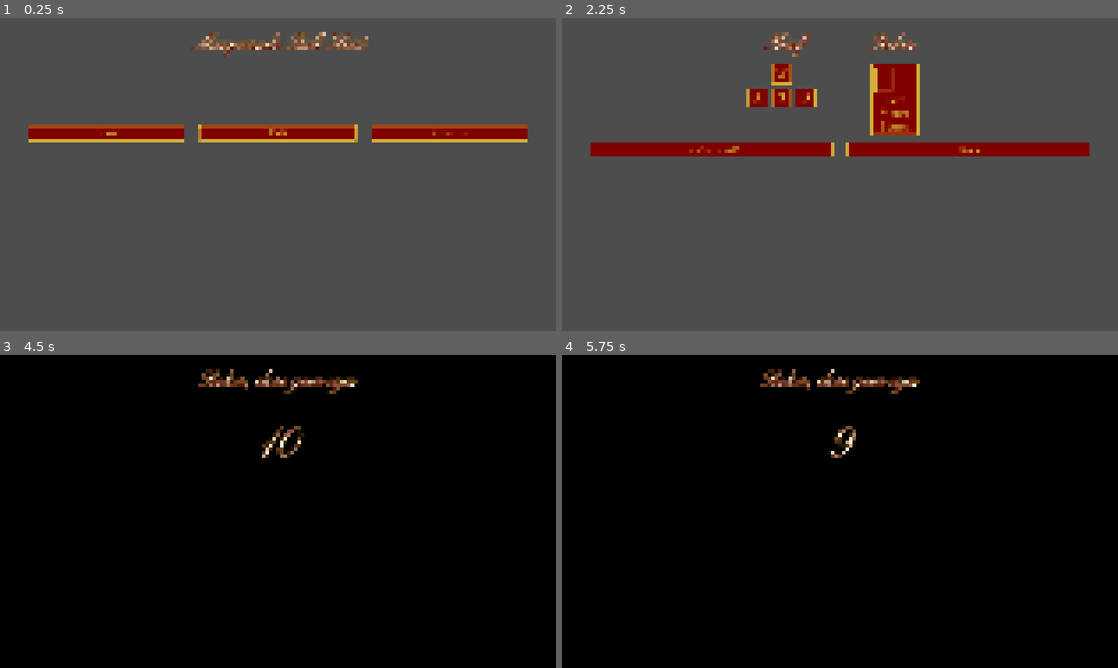
Above: before the commit, frames 1-4 (two rows, left to right).
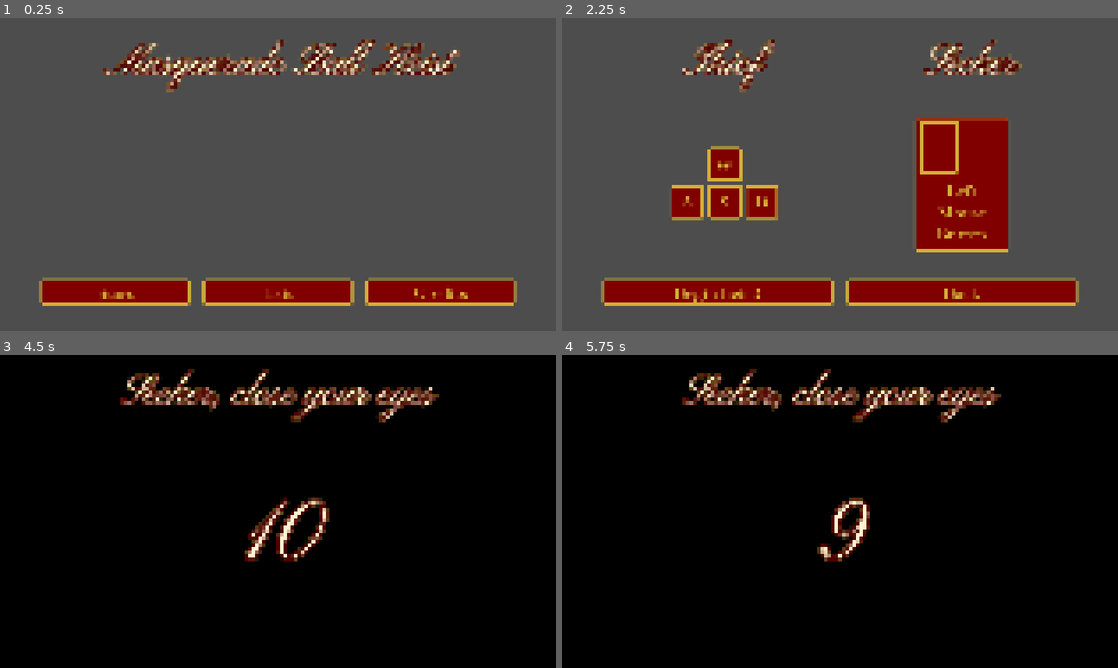
Above: after the commit, the same moments.

Repository: kscd/masquerade-ball-heist
Game: Godot game, scene res://scenes/main_menu/main.tscn
Two runs of this game, one before a commit and one after it. Both use one fixed random seed, a clock stepped at 60 frames per second and the inputs below.
Inputs (mouse positions are in pixels of both pictures, inside the frame that each line leads up to):
- Up to frame 1 (0.25 s): no input
- Up to frame 2 (2.25 s): click "Credits" at 0.5 s; click "Back" at 1.25 s; click "Start" at 2 s
- Up to frame 3 (4.5 s): click "Back" at 2.75 s; click "Start" at 3.5 s; click "Begin heist!" at 4.25 s
- Up to frame 4 (5.75 s): tap Enter at 5 s; move the mouse to (962, 495) at 5.02 s; hold D (right) from 5.03 s (still down); click (962, 495) at 5.17 s

The runs differ from the first frame. In frame 1, 17% of the frame differs, in the area x 5-95%, y 4-92%; in frame 2, 25%; in frame 3, 5.7%; in frame 4, 5.1%.

Commit message:
Rescale all menus

Diff:
--- a/scenes/control_overview/control_overview.tscn
+++ b/scenes/control_overview/control_overview.tscn
@@ -18,15 +18,15 @@
 anchor_bottom = 1.0
 grow_horizontal = 2
 grow_vertical = 2
-theme_override_constants/margin_left = 200
-theme_override_constants/margin_top = 100
-theme_override_constants/margin_right = 200
-theme_override_constants/margin_bottom = 100
+theme_override_constants/margin_left = 300
+theme_override_constants/margin_top = 150
+theme_override_constants/margin_right = 300
+theme_override_constants/margin_bottom = 150
 script = ExtResource("1_xokas")
 
 [node name="VBoxContainer" type="VBoxContainer" parent="MarginContainer" unique_id=1057725915]
 layout_mode = 2
-theme_override_constants/separation = 50
+theme_override_constants/separation = 200
 
 [node name="Label" type="Label" parent="MarginContainer/VBoxContainer" unique_id=1165609068]
 visible = false
@@ -39,12 +39,12 @@
 
 [node name="HBoxContainerTitles" type="HBoxContainer" parent="MarginContainer/VBoxContainer" unique_id=1462417058]
 layout_mode = 2
-theme_override_constants/separation = 490
+theme_override_constants/separation = 1200
 alignment = 1
 
 [node name="LabelPlayer1" type="Label" parent="MarginContainer/VBoxContainer/HBoxContainerTitles" unique_id=1801211537]
 layout_mode = 2
-text = "Thief"
+text = "  Thief"
 label_settings = ExtResource("3_0dh5g")
 
 [node name="LabelPlayer2" type="Label" parent="MarginContainer/VBoxContainer/HBoxContainerTitles" unique_id=1759291152]
@@ -54,10 +54,15 @@
 
 [node name="HBoxContainerControls" type="HBoxContainer" parent="MarginContainer/VBoxContainer" unique_id=235013678]
 layout_mode = 2
-theme_override_constants/separation = 260
+theme_override_constants/separation = 600
 alignment = 1
 
-[node name="GridContainer" type="GridContainer" parent="MarginContainer/VBoxContainer/HBoxContainerControls" unique_id=15637374]
+[node name="MarginContainer" type="MarginContainer" parent="MarginContainer/VBoxContainer/HBoxContainerControls" unique_id=636201247]
+layout_mode = 2
+theme_override_constants/margin_top = 230
+theme_override_constants/margin_right = 400
+
+[node name="GridContainer" type="GridContainer" parent="MarginContainer/VBoxContainer/HBoxContainerControls/MarginContainer" unique_id=15637374]
 custom_minimum_size = Vector2(550, 500)
 layout_mode = 2
 theme_override_constants/h_separation = 25
@@ -65,61 +70,61 @@
 columns = 3
 script = ExtResource("3_ta5ja")
 
-[node name="Control" type="Control" parent="MarginContainer/VBoxContainer/HBoxContainerControls/GridContainer" unique_id=2041450593]
+[node name="Control" type="Control" parent="MarginContainer/VBoxContainer/HBoxContainerControls/MarginContainer/GridContainer" unique_id=2041450593]
 layout_mode = 2
 
-[node name="W" type="PanelContainer" parent="MarginContainer/VBoxContainer/HBoxContainerControls/GridContainer" unique_id=1582006810]
-custom_minimum_size = Vector2(150, 150)
+[node name="W" type="PanelContainer" parent="MarginContainer/VBoxContainer/HBoxContainerControls/MarginContainer/GridContainer" unique_id=1582006810]
+custom_minimum_size = Vector2(250, 250)
 layout_mode = 2
 
-[node name="Label" type="Label" parent="MarginContainer/VBoxContainer/HBoxContainerControls/GridContainer/W" unique_id=1979789349]
+[node name="Label" type="Label" parent="MarginContainer/VBoxContainer/HBoxContainerControls/MarginContainer/GridContainer/W" unique_id=1979789349]
 layout_mode = 2
 text = "W"
 horizontal_alignment = 1
 vertical_alignment = 1
 
-[node name="Control2" type="Control" parent="MarginContainer/VBoxContainer/HBoxContainerControls/GridContainer" unique_id=1561798770]
+[node name="Control2" type="Control" parent="MarginContainer/VBoxContainer/HBoxContainerControls/MarginContainer/GridContainer" unique_id=1561798770]
 layout_mode = 2
 
-[node name="A" type="PanelContainer" parent="MarginContainer/VBoxContainer/HBoxContainerControls/GridContainer" unique_id=606526401]
-custom_minimum_size = Vector2(150, 150)
+[node name="A" type="PanelContainer" parent="MarginContainer/VBoxContainer/HBoxContainerControls/MarginContainer/GridContainer" unique_id=606526401]
+custom_minimum_size = Vector2(250, 250)
 layout_mode = 2
 
-[node name="Label" type="Label" parent="MarginContainer/VBoxContainer/HBoxContainerControls/GridContainer/A" unique_id=1849903169]
+[node name="Label" type="Label" parent="MarginContainer/VBoxContainer/HBoxContainerControls/MarginContainer/GridContainer/A" unique_id=1849903169]
 layout_mode = 2
 text = "A"
 horizontal_alignment = 1
 vertical_alignment = 1
 
-[node name="S" type="PanelContainer" parent="MarginContainer/VBoxContainer/HBoxContainerControls/GridContainer" unique_id=636398581]
-custom_minimum_size = Vector2(150, 150)
+[node name="S" type="PanelContainer" parent="MarginContainer/VBoxContainer/HBoxContainerControls/MarginContainer/GridContainer" unique_id=636398581]
+custom_minimum_size = Vector2(250, 250)
 layout_mode = 2
 
-[node name="Label" type="Label" parent="MarginContainer/VBoxContainer/HBoxContainerControls/GridContainer/S" unique_id=743702125]
+[node name="Label" type="Label" parent="MarginContainer/VBoxContainer/HBoxContainerControls/MarginContainer/GridContainer/S" unique_id=743702125]
 layout_mode = 2
 text = "S"
 horizontal_alignment = 1
 vertical_alignment = 1
 
-[node name="D" type="PanelContainer" parent="MarginContainer/VBoxContainer/HBoxContainerControls/GridContainer" unique_id=700521083]
-custom_minimum_size = Vector2(150, 150)
+[node name="D" type="PanelContainer" parent="MarginContainer/VBoxContainer/HBoxContainerControls/MarginContainer/GridContainer" unique_id=700521083]
+custom_minimum_size = Vector2(250, 250)
 layout_mode = 2
 
-[node name="Label" type="Label" parent="MarginContainer/VBoxContainer/HBoxContainerControls/GridContainer/D" unique_id=1055924695]
+[node name="Label" type="Label" parent="MarginContainer/VBoxContainer/HBoxContainerControls/MarginContainer/GridContainer/D" unique_id=1055924695]
 layout_mode = 2
 text = "D"
 horizontal_alignment = 1
 vertical_alignment = 1
 
 [node name="PanelContainer" type="PanelContainer" parent="MarginContainer/VBoxContainer/HBoxContainerControls" unique_id=2002887078]
-custom_minimum_size = Vector2(550, 500)
+custom_minimum_size = Vector2(0, 500)
 layout_mode = 2
 size_flags_horizontal = 4
 size_flags_vertical = 4
 theme_override_styles/panel = ExtResource("5_dge5s")
 
 [node name="Panel" type="PanelContainer" parent="MarginContainer/VBoxContainer/HBoxContainerControls/PanelContainer" unique_id=538452560]
-custom_minimum_size = Vector2(350, 500)
+custom_minimum_size = Vector2(700, 1000)
 layout_mode = 2
 size_flags_horizontal = 4
 size_flags_vertical = 4
@@ -127,10 +132,11 @@
 
 [node name="VBoxContainer" type="VBoxContainer" parent="MarginContainer/VBoxContainer/HBoxContainerControls/PanelContainer/Panel" unique_id=1865400582]
 layout_mode = 2
+theme_override_constants/separation = 50
 script = ExtResource("5_0dh5g")
 
 [node name="LMB" type="PanelContainer" parent="MarginContainer/VBoxContainer/HBoxContainerControls/PanelContainer/Panel/VBoxContainer" unique_id=387585348]
-custom_minimum_size = Vector2(150, 200)
+custom_minimum_size = Vector2(300, 400)
 layout_mode = 2
 size_flags_horizontal = 0
 size_flags_vertical = 0
--- a/scenes/control_overview/panel.gd
+++ b/scenes/control_overview/panel.gd
@@ -1,5 +1,4 @@
 extends PanelContainer
-
 
 @export var customStyle: Script = preload("res://shared/style.gd")
 
--- a/scenes/control_overview/v_box_container.gd
+++ b/scenes/control_overview/v_box_container.gd
@@ -1,5 +1,4 @@
 extends VBoxContainer
-
 
 @export var customStyle: Script = preload("res://shared/style.gd")
 
--- a/scenes/control_overview_round_2/control_overview.tscn
+++ b/scenes/control_overview_round_2/control_overview.tscn
@@ -16,15 +16,15 @@
 anchor_bottom = 1.0
 grow_horizontal = 2
 grow_vertical = 2
-theme_override_constants/margin_left = 200
-theme_override_constants/margin_top = 100
-theme_override_constants/margin_right = 200
-theme_override_constants/margin_bottom = 100
+theme_override_constants/margin_left = 300
+theme_override_constants/margin_top = 150
+theme_override_constants/margin_right = 300
+theme_override_constants/margin_bottom = 150
 script = ExtResource("1_qyaew")
 
 [node name="VBoxContainer" type="VBoxContainer" parent="MarginContainer" unique_id=1057725915]
 layout_mode = 2
-theme_override_constants/separation = 50
+theme_override_constants/separation = 200
 
 [node name="Label" type="Label" parent="MarginContainer/VBoxContainer" unique_id=1165609068]
 visible = false
@@ -37,7 +37,7 @@
 
 [node name="HBoxContainerTitles" type="HBoxContainer" parent="MarginContainer/VBoxContainer" unique_id=1462417058]
 layout_mode = 2
-theme_override_constants/separation = 490
+theme_override_constants/separation = 1100
 alignment = 1
 
 [node name="LabelPlayer2" type="Label" parent="MarginContainer/VBoxContainer/HBoxContainerTitles" unique_id=1759291152]
@@ -47,12 +47,12 @@
 
 [node name="LabelPlayer1" type="Label" parent="MarginContainer/VBoxContainer/HBoxContainerTitles" unique_id=1801211537]
 layout_mode = 2
-text = "Thief"
+text = "Thief "
 label_settings = ExtResource("3_4qsh8")
 
 [node name="HBoxContainerControls" type="HBoxContainer" parent="MarginContainer/VBoxContainer" unique_id=235013678]
 layout_mode = 2
-theme_override_constants/separation = 260
+theme_override_constants/separation = 600
 alignment = 1
 
 [node name="PanelContainer" type="PanelContainer" parent="MarginContainer/VBoxContainer/HBoxContainerControls" unique_id=2002887078]
@@ -63,7 +63,7 @@
 theme_override_styles/panel = ExtResource("5_51s6d")
 
 [node name="Panel" type="PanelContainer" parent="MarginContainer/VBoxContainer/HBoxContainerControls/PanelContainer" unique_id=538452560]
-custom_minimum_size = Vector2(350, 500)
+custom_minimum_size = Vector2(700, 1000)
 layout_mode = 2
 size_flags_horizontal = 4
 size_flags_vertical = 4
@@ -71,10 +71,11 @@
 
 [node name="VBoxContainer" type="VBoxContainer" parent="MarginContainer/VBoxContainer/HBoxContainerControls/PanelContainer/Panel" unique_id=1865400582]
 layout_mode = 2
+theme_override_constants/separation = 50
 script = ExtResource("7_tek2h")
 
 [node name="LMB" type="PanelContainer" parent="MarginContainer/VBoxContainer/HBoxContainerControls/PanelContainer/Panel/VBoxContainer" unique_id=387585348]
-custom_minimum_size = Vector2(150, 200)
+custom_minimum_size = Vector2(300, 400)
 layout_mode = 2
 size_flags_horizontal = 0
 size_flags_vertical = 0
@@ -88,7 +89,12 @@
 horizontal_alignment = 1
 vertical_alignment = 2
 
-[node name="GridContainer" type="GridContainer" parent="MarginContainer/VBoxContainer/HBoxContainerControls" unique_id=15637374]
+[node name="MarginContainer" type="MarginContainer" parent="MarginContainer/VBoxContainer/HBoxContainerControls" unique_id=1878997923]
+layout_mode = 2
+theme_override_constants/margin_left = 400
+theme_override_constants/margin_top = 230
+
+[node name="GridContainer" type="GridContainer" parent="MarginContainer/VBoxContainer/HBoxContainerControls/MarginContainer" unique_id=15637374]
 custom_minimum_size = Vector2(550, 500)
 layout_mode = 2
 theme_override_constants/h_separation = 25
@@ -96,47 +102,47 @@
 columns = 3
 script = ExtResource("4_k4pdo")
 
-[node name="Control" type="Control" parent="MarginContainer/VBoxContainer/HBoxContainerControls/GridContainer" unique_id=2041450593]
+[node name="Control" type="Control" parent="MarginContainer/VBoxContainer/HBoxContainerControls/MarginContainer/GridContainer" unique_id=2041450593]
 layout_mode = 2
 
-[node name="Up" type="PanelContainer" parent="MarginContainer/VBoxContainer/HBoxContainerControls/GridContainer" unique_id=1582006810]
-custom_minimum_size = Vector2(150, 150)
+[node name="Up" type="PanelContainer" parent="MarginContainer/VBoxContainer/HBoxContainerControls/MarginContainer/GridContainer" unique_id=1582006810]
+custom_minimum_size = Vector2(250, 250)
 layout_mode = 2
 
-[node name="Label" type="Label" parent="MarginContainer/VBoxContainer/HBoxContainerControls/GridContainer/Up" unique_id=1979789349]
+[node name="Label" type="Label" parent="MarginContainer/VBoxContainer/HBoxContainerControls/MarginContainer/GridContainer/Up" unique_id=1979789349]
 layout_mode = 2
 text = "↑"
 horizontal_alignment = 1
 vertical_alignment = 1
 
-[node name="Control2" type="Control" parent="MarginContainer/VBoxContainer/HBoxContainerControls/GridContainer" unique_id=1561798770]
+[node name="Control2" type="Control" parent="MarginContainer/VBoxContainer/HBoxContainerControls/MarginContainer/GridContainer" unique_id=1561798770]
 layout_mode = 2
 
-[node name="Left" type="PanelContainer" parent="MarginContainer/VBoxContainer/HBoxContainerControls/GridContainer" unique_id=606526401]
-custom_minimum_size = Vector2(150, 150)
+[node name="Left" type="PanelContainer" parent="MarginContainer/VBoxContainer/HBoxContainerControls/MarginContainer/GridContainer" unique_id=606526401]
+custom_minimum_size = Vector2(250, 250)
 layout_mode = 2
 
-[node name="Label" type="Label" parent="MarginContainer/VBoxContainer/HBoxContainerControls/GridContainer/Left" unique_id=1849903169]
+[node name="Label" type="Label" parent="MarginContainer/VBoxContainer/HBoxContainerControls/MarginContainer/GridContainer/Left" unique_id=1849903169]
 layout_mode = 2
 text = "←"
 horizontal_alignment = 1
 vertical_alignment = 1
 
-[node name="Down" type="PanelContainer" parent="MarginContainer/VBoxContainer/HBoxContainerControls/GridContainer" unique_id=636398581]
-custom_minimum_size = Vector2(150, 150)
+[node name="Down" type="PanelContainer" parent="MarginContainer/VBoxContainer/HBoxContainerControls/MarginContainer/GridContainer" unique_id=636398581]
+custom_minimum_size = Vector2(250, 250)
 layout_mode = 2
 
-[node name="Label" type="Label" parent="MarginContainer/VBoxContainer/HBoxContainerControls/GridContainer/Down" unique_id=743702125]
+[node name="Label" type="Label" parent="MarginContainer/VBoxContainer/HBoxContainerControls/MarginContainer/GridContainer/Down" unique_id=743702125]
 layout_mode = 2
 text = "↓"
 horizontal_alignment = 1
 vertical_alignment = 1
 
-[node name="Right" type="PanelContainer" parent="MarginContainer/VBoxContainer/HBoxContainerControls/GridContainer" unique_id=700521083]
-custom_minimum_size = Vector2(150, 150)
+[node name="Right" type="PanelContainer" parent="MarginContainer/VBoxContainer/HBoxContainerControls/MarginContainer/GridContainer" unique_id=700521083]
+custom_minimum_size = Vector2(250, 250)
 layout_mode = 2
 
-[node name="Label" type="Label" parent="MarginContainer/VBoxContainer/HBoxContainerControls/GridContainer/Right" unique_id=1055924695]
+[node name="Label" type="Label" parent="MarginContainer/VBoxContainer/HBoxContainerControls/MarginContainer/GridContainer/Right" unique_id=1055924695]
 layout_mode = 2
 text = "→"
 horizontal_alignment = 1
--- a/scenes/credits_menu/credits_menu.tscn
+++ b/scenes/credits_menu/credits_menu.tscn
@@ -21,7 +21,7 @@
 
 [node name="VBoxContainer" type="VBoxContainer" parent="MarginContainer" unique_id=1444653736]
 layout_mode = 2
-theme_override_constants/separation = 25
+theme_override_constants/separation = 150
 
 [node name="Label" type="Label" parent="MarginContainer/VBoxContainer" unique_id=213750590]
 layout_mode = 2
@@ -33,6 +33,7 @@
 
 [node name="VBoxContainer" type="VBoxContainer" parent="MarginContainer/VBoxContainer" unique_id=414911931]
 layout_mode = 2
+theme_override_constants/separation = 53
 
 [node name="Label" type="Label" parent="MarginContainer/VBoxContainer/VBoxContainer" unique_id=1792920014]
 layout_mode = 2
--- a/scenes/level_main/level_main.tscn
+++ b/scenes/level_main/level_main.tscn
@@ -32,7 +32,7 @@
 
 [node name="VBoxContainer" type="VBoxContainer" parent="CanvasLayer/Panel/MarginContainer" unique_id=895719803]
 layout_mode = 2
-theme_override_constants/separation = 200
+theme_override_constants/separation = 500
 
 [node name="Label" type="Label" parent="CanvasLayer/Panel/MarginContainer/VBoxContainer" unique_id=1330309641]
 layout_mode = 2
--- a/scenes/main_menu/main.tscn
+++ b/scenes/main_menu/main.tscn
@@ -20,15 +20,15 @@
 anchor_bottom = 1.0
 grow_horizontal = 2
 grow_vertical = 2
-theme_override_constants/margin_left = 200
-theme_override_constants/margin_top = 100
-theme_override_constants/margin_right = 200
-theme_override_constants/margin_bottom = 100
+theme_override_constants/margin_left = 300
+theme_override_constants/margin_top = 150
+theme_override_constants/margin_right = 300
+theme_override_constants/margin_bottom = 150
 script = ExtResource("1_af3ms")
 
 [node name="VBoxContainer" type="VBoxContainer" parent="MarginContainer" unique_id=659957951]
 layout_mode = 2
-theme_override_constants/separation = 500
+theme_override_constants/separation = 1400
 
 [node name="Label" type="Label" parent="MarginContainer/VBoxContainer" unique_id=486251573]
 layout_mode = 2
--- a/shared/countdown_menu_label.tres
+++ b/shared/countdown_menu_label.tres
@@ -4,10 +4,10 @@
 
 [resource]
 font = ExtResource("1_rotex")
-font_size = 300
+font_size = 600
 font_color = Color(1, 0.95686275, 0.81960785, 1)
-outline_size = 20
+outline_size = 80
 outline_color = Color(0.3019608, 0, 0, 1)
-shadow_size = 30
+shadow_size = 100
 shadow_color = Color(0.83137256, 0.6862745, 0.21568628, 0.6)
 shadow_offset = Vector2(0, 0)
--- a/shared/credits_menu_label.tres
+++ b/shared/credits_menu_label.tres
@@ -4,10 +4,10 @@
 
 [resource]
 font = ExtResource("1_ndxmq")
-font_size = 100
+font_size = 150
 font_color = Color(1, 0.95686275, 0.81960785, 1)
-outline_size = 15
+outline_size = 20
 outline_color = Color(0.3019608, 0, 0, 1)
-shadow_size = 20
+shadow_size = 30
 shadow_color = Color(0.83137256, 0.6862745, 0.21568628, 0.6)
 shadow_offset = Vector2(0, 0)
--- a/shared/main_menu_label.tres
+++ b/shared/main_menu_label.tres
@@ -4,10 +4,10 @@
 
 [resource]
 font = ExtResource("1_d6424")
-font_size = 150
+font_size = 300
 font_color = Color(1, 0.95686275, 0.81960785, 1)
-outline_size = 20
+outline_size = 40
 outline_color = Color(0.3019608, 0, 0, 1)
-shadow_size = 30
+shadow_size = 55
 shadow_color = Color(0.83137256, 0.6862745, 0.21568628, 0.6)
 shadow_offset = Vector2(0, 0)
--- a/shared/player_label_settings.tres
+++ b/shared/player_label_settings.tres
@@ -4,10 +4,10 @@
 
 [resource]
 font = ExtResource("1_464a2")
-font_size = 150
+font_size = 300
 font_color = Color(1, 0.95686275, 0.81960785, 1)
-outline_size = 20
+outline_size = 40
 outline_color = Color(0.3019608, 0, 0, 1)
-shadow_size = 30
+shadow_size = 55
 shadow_color = Color(0.83137256, 0.6862745, 0.21568628, 0.6)
 shadow_offset = Vector2(0, 0)
--- a/shared/style.gd
+++ b/shared/style.gd
@@ -9,8 +9,8 @@
 const font_color_normal = gold_normal
 const font_color_hover = gold_hover
 const font_color_pressed = dark_cream
-const font_size = 75
-const border_width = 10
+const font_size = 120
+const border_width = 20
 
 func get_normal_style(scale: float) -> StyleBoxFlat:
 	var style = StyleBoxFlat.new()
@@ -50,7 +50,7 @@
 	style.corner_radius_top_left = border_width
 	style.corner_radius_top_right = border_width
 
-	style.shadow_size = 16
+	style.shadow_size = 24
 	style.shadow_color = Color(1.0, 0.84, 0.0, 0.4)
 
 	return style
@@ -73,7 +73,7 @@
 	style.corner_radius_top_left = border_width
 	style.corner_radius_top_right = border_width
 
-	style.content_margin_top = 15
+	style.content_margin_top = 24
 	style.shadow_size = 8
 	style.shadow_color = Color(0, 0, 0, 0.6)
 	style.shadow_offset = Vector2(0, 4)
